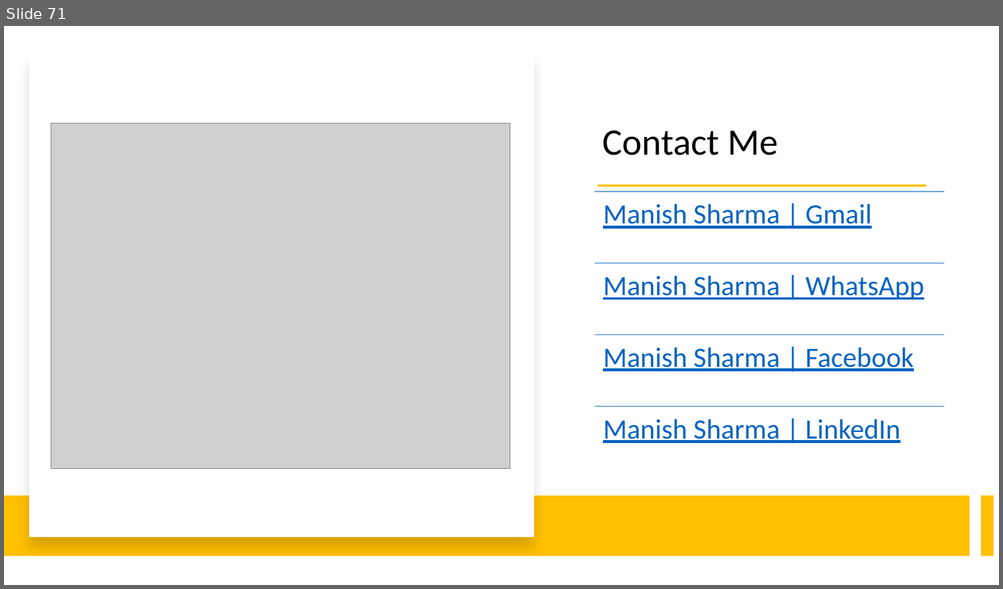
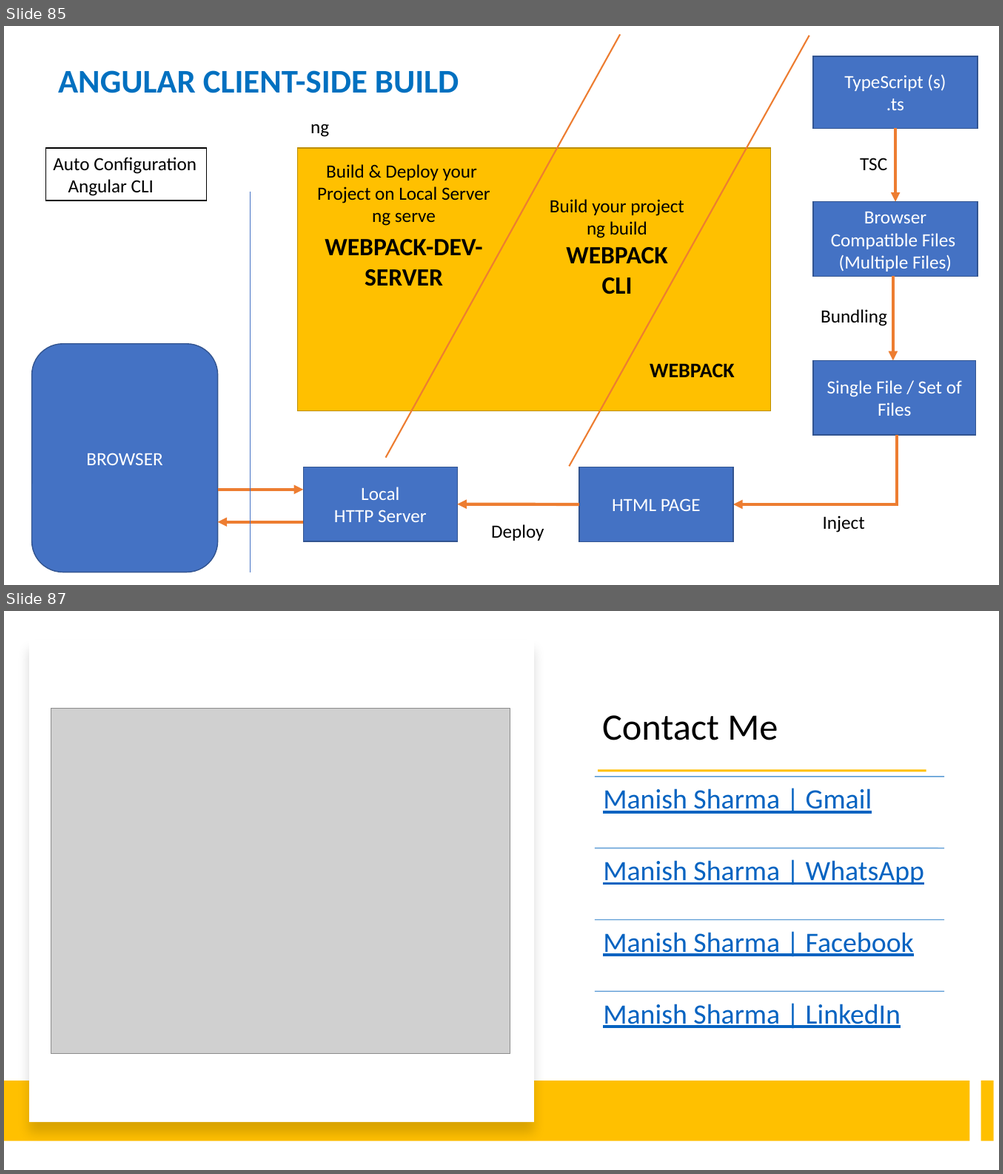
Before and after one commit to explore-with-manish/BFL_Byte_Jul23, a slide deck: Ng-Byte.pptx. Shown one above the other, each under a label of ours: slide 71 before the commit, slides 85 and 87 after it; the slides between them are not shown. The pictures are 1003x589 and 1003x1174 pixels, drawn with LibreOffice and Linux fonts; fonts in the diff are those of the drawing; grey boxes stand for pictures. Boxes give left, top, right and bottom in pixels: in the first picture for what was removed or moved away, otherwise in the second. Text is boxed around its words. In the diff, an @@ line names an element or a change of style, - is before the commit and + after.

```diff
--- a/Ng-Byte.pptx
+++ b/Ng-Byte.pptx
@@ slide 85 added at [4,26,999,585], background #FFFFFF @@
@@ line added from (620, 34) to (385, 458), #ED7D31 1.5 pt @@
@@ line added from (809, 36) to (569, 467), #ED7D31 1.5 pt @@
@@ rectangle added at [814,56,978,128], fill #4472C4, outline #325491 1 pt, 18 pt, text #FFFFFF @@
+TypeScript (s)
+.ts
@@ text added at [58,70,458,93], 32 pt, text #0070C0, bold @@
+ANGULAR CLIENT-SIDE BUILD
@@ text added at [310,124,329,137], 18 pt, text #000000 @@
+ng
@@ arrow added from (896, 128) to (896, 202), #ED7D31 3 pt @@
@@ rectangle added at [45,148,206,201], fill #FFFFFF, outline #000000 1 pt, 18 pt, text #000000 @@
+Auto Configuration
+Angular CLI
@@ rectangle added at [298,148,771,412], fill #FFC000, outline #BD8E00 1 pt @@
@@ text added at [859,158,887,170], 18 pt, text #000000 @@
+TSC
@@ text added at [317,164,489,226], 18 pt, text #000000 @@
+Build & Deploy your
+Project on Local Server
+ng serve
@@ line added from (250, 192) to (250, 573), #4472C4 0.5 pt @@
@@ text added at [549,199,683,238], 18 pt, text #000000 @@
+Build your project
+ng build
@@ rectangle added at [814,202,978,277], fill #4472C4, outline #325491 1 pt, 18 pt, text #FFFFFF @@
+Browser Compatible Files
+(Multiple Files)
@@ text added at [324,239,482,286], 24 pt, text #000000, bold @@
+WEBPACK-DEV-
+SERVER
@@ text added at [566,247,667,295], 24 pt, text #000000, bold @@
+WEBPACK
+CLI
@@ arrow added from (893, 277) to (893, 361), #ED7D31 3 pt @@
@@ text added at [820,309,887,326], 18 pt, text #000000 @@
+Bundling
@@ rounded rectangle added at [31,344,217,572], fill #4472C4, outline #325491 1 pt, 18 pt, text #FFFFFF @@
+BROWSER
@@ text added at [649,363,734,378], 20 pt, text #000000, bold @@
+WEBPACK
@@ rectangle added at [814,361,976,436], fill #4472C4, outline #325491 1 pt, 18 pt, text #FFFFFF @@
+Single File / Set of Files
@@ elbow arrow added from (897, 436) to (733, 505), #ED7D31 3 pt @@
@@ rectangle added at [303,468,457,543], fill #4472C4, outline #325491 1 pt, 18 pt, text #FFFFFF @@
+Local
+HTTP Server
@@ rectangle added at [579,468,733,543], fill #4472C4, outline #325491 1 pt, 18 pt, text #FFFFFF @@
+HTML PAGE
@@ arrow added from (217, 490) to (303, 490), #ED7D31 3 pt @@
@@ arrow added from (579, 505) to (457, 505), #ED7D31 3 pt @@
@@ arrow added from (303, 522) to (217, 522), #ED7D31 3 pt @@
@@ text added at [491,525,544,541], 18 pt, text #000000 @@
+Deploy
@@ text added at [822,516,865,533], 18 pt, text #000000 @@
+Inject
@@ what was slide 71 is now slide 87 @@
```
Also in this commit, not shown: 15 other slides added, 4 other files.
